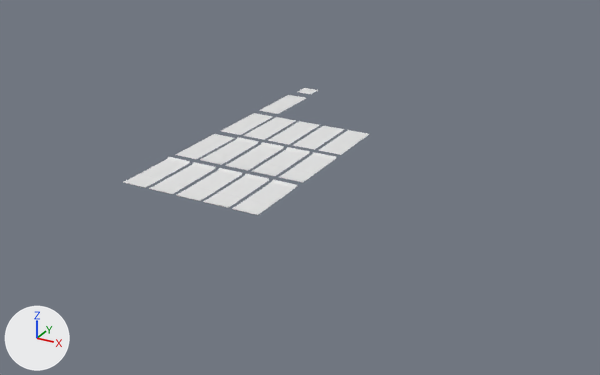
Two versions of the Blender file Wall/tier_wall.blend, one commit apart.
Both versions are drawn from a camera (50 mm lens) standing at (47.2, -45.7, 30.6) and looking at (12.7, 17.1, -0.8). Lighting does not change. The marker at lower left points along +X, +Y and +Z. Materials are left out; every surface is plain grey.

Names of what the first picture shows: 'default_wall', 'tier_1.2_wall', 'tier_1.4_wall', 'tier_1.6_wall', 'tier_1.8_wall', 'tier_1_wall', 'tier_2.2_wall', 'tier_2.4_wall', 'tier_2.6_wall', 'tier_2.8_wall', 'tier_2_wall', 'tier_3.2_wall', 'tier_3.4_wall', 'tier_3.6_wall', 'tier_3.8_wall', 'tier_3_wall', 'zemin'.
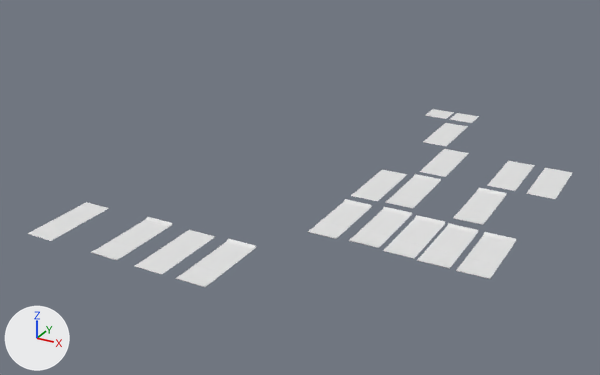
Where the newer file only moved an object's origin or applied its transform, the numbers keep the older frame.

What changed in the scene script:
```text
Change me_scene:
    where me_scene.from_pydata(...)  # 121 vertices, 200 faces; spans x -500.0..500.0, y 0.0, z -500.0..500.0
    used by ob_zemin; location = (0.06, 41.98, 0.0); rotation_euler = (1.571, 0.0, 0.0), in degrees (90, 0, 0); scale = (0.002, 0.002, 0.002)
    me_scene part 1: the whole mesh is scaled about its middle by (1.3, 1, 1.3), then moved by (10170.0, 0.0, 269.0)
Add me_plane:
    me_plane.from_pydata([(-1.0, -1.0, 0.0), (1.0, -1.0, 0.0), (-1.0, 1.0, 0.0), (1.0, 1.0, 0.0)], [], [(0, 1, 3, 2)])
Change ob_default_wall:
    ob_default_wall.location: (0.0, 36.0, 0.0) -> (20.41, 35.35, 0.0)
Change ob_tier_1_2_wall:
    ob_tier_1_2_wall.location: (3.0, 28.0, 0.0) -> (23.07, 27.63, 0.0)
Change ob_tier_1_4_wall:
    ob_tier_1_4_wall.location: (6.0, 28.0, 0.0) -> (11.08, -0.05, 0.0)
Change ob_tier_1_6_wall:
    ob_tier_1_6_wall.location: (9.0, 28.0, 0.0) -> (29.73, 27.55, 0.0)
Change ob_tier_1_8_wall:
    ob_tier_1_8_wall.location: (12.0, 28.0, 0.0) -> (33.35, 27.48, 0.0)
Change ob_tier_1_wall:
    ob_tier_1_wall.location: (0.0, 28.0, 0.0) -> (0.0, 0.0, 0.0)
Change ob_tier_2_wall:
    ob_tier_2_wall.location: (0.0, 20.0, 0.0) -> (19.74, 19.46, 0.0)
Change ob_tier_2_2_wall:
    ob_tier_2_2_wall.location: (2.93, 20.0, 0.0) -> (23.02, 19.59, 0.0)
Change ob_tier_2_4_wall:
    ob_tier_2_4_wall.location: (5.97, 20.0, 0.0) -> (6.77, 0.0, 0.0)
Change ob_tier_2_6_wall:
    ob_tier_2_6_wall.location: (8.97, 20.0, 0.0) -> (29.29, 19.41, 0.0)
Change ob_tier_2_8_wall:
    ob_tier_2_8_wall.location: (11.97, 20.0, 0.0) -> (14.92, -0.05, 0.0)
Change ob_tier_3_2_wall:
    ob_tier_3_2_wall.location: (2.98, 12.0, 0.0) -> (23.4, 11.47, 0.0)
Change ob_tier_3_4_wall:
    ob_tier_3_4_wall.location: (5.99, 12.0, 0.0) -> (26.47, 11.21, 0.0)
Change ob_tier_3_6_wall:
    ob_tier_3_6_wall.location: (8.96, 12.0, 0.0) -> (29.37, 11.02, 0.0)
Change ob_tier_3_8_wall:
    ob_tier_3_8_wall.location: (11.96, 12.0, 0.0) -> (32.5, 10.95, 0.0)
Change ob_tier_3_wall:
    ob_tier_3_wall.location: (-0.04, 12.0, 0.0) -> (19.77, 11.26, 0.0)
Add ob_plane:
    ob_plane = bpy.data.objects.new('Plane', me_plane)
    ob_plane.location = (17.46, 41.44, 0.0)
    ob_plane.scale = (1.3, 1.3, 1.0)
```

Where the change shows, as pixel boxes (x1, y1, x2, y2) in the pictures (600 x 375 px):
'tier_3.8_wall', moved: before (232, 180, 297, 215); after (456, 232, 516, 279)
'tier_2.8_wall', moved: before (279, 152, 336, 183); after (176, 238, 256, 287)
'tier_3.6_wall', moved: before (203, 174, 269, 208); after (417, 223, 478, 269)
'tier_3.4_wall', moved: before (176, 168, 242, 201); after (383, 215, 445, 258)
'tier_3.2_wall', moved: before (149, 162, 216, 194); after (349, 207, 412, 248)
'tier_2.4_wall', moved: before (226, 142, 284, 171); after (91, 217, 172, 260)
'tier_3_wall', moved: before (123, 157, 190, 188); after (308, 199, 372, 239)
'tier_1.4_wall', moved: before (268, 121, 319, 145); after (135, 230, 215, 274)
'tier_2.6_wall', moved: before (252, 147, 310, 176); after (453, 188, 507, 225)
'tier_1_wall', moved: before (221, 113, 273, 135); after (28, 202, 109, 241)
'tier_2.2_wall', moved: before (200, 137, 259, 165); after (385, 174, 441, 209)
'tier_2_wall', moved: before (176, 134, 234, 159); after (351, 170, 407, 201)
'tier_1.8_wall', moved: before (319, 130, 369, 155); after (526, 168, 572, 199)
'tier_1.6_wall', moved: before (293, 126, 344, 150); after (487, 161, 535, 191)
'tier_1.2_wall', moved: before (243, 117, 296, 140); after (420, 149, 469, 177)
'default_wall', moved: before (259, 95, 306, 114); after (423, 123, 468, 146)
'zemin', mesh rescaled (43% wider, 57% taller): before (298, 88, 318, 94); after (450, 113, 479, 123)
'Plane', added: after (425, 109, 454, 119)
